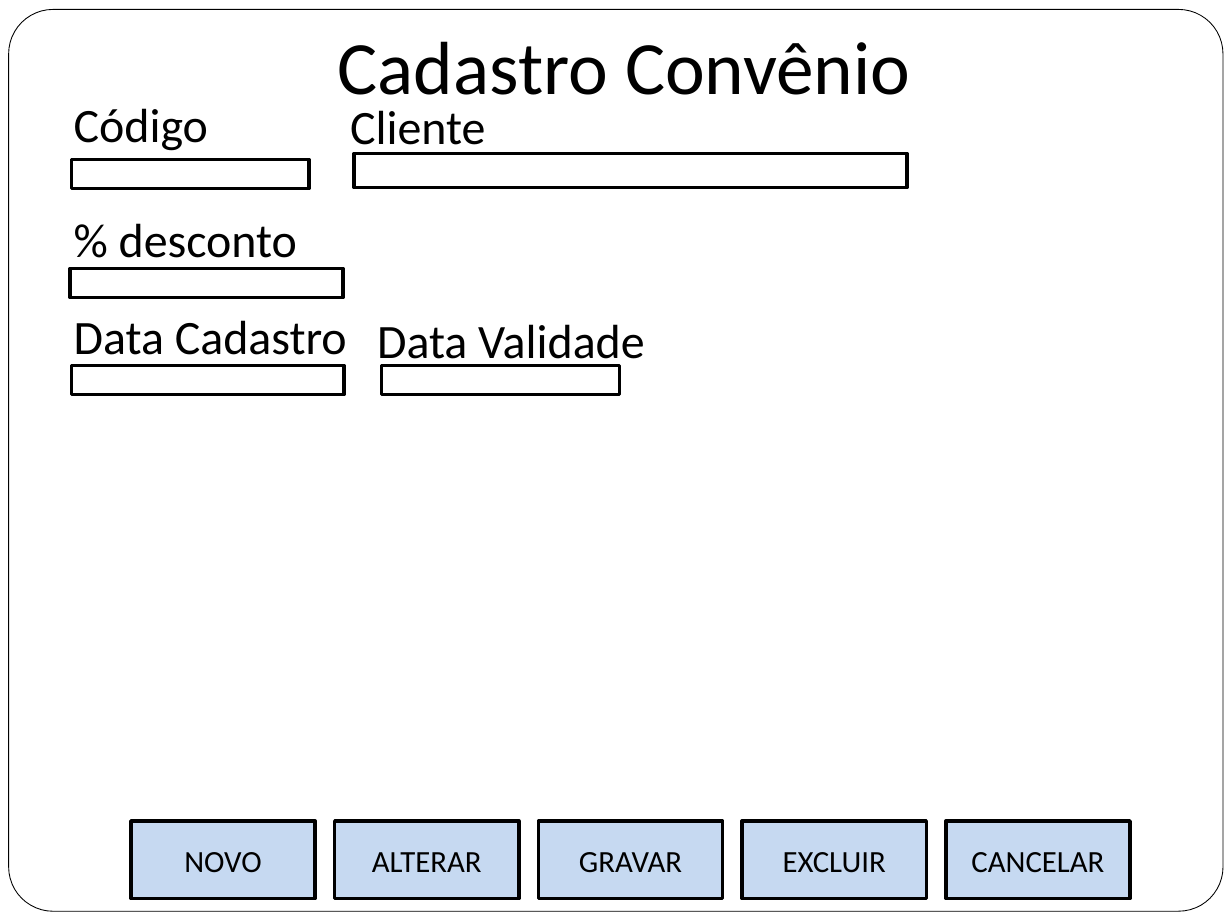
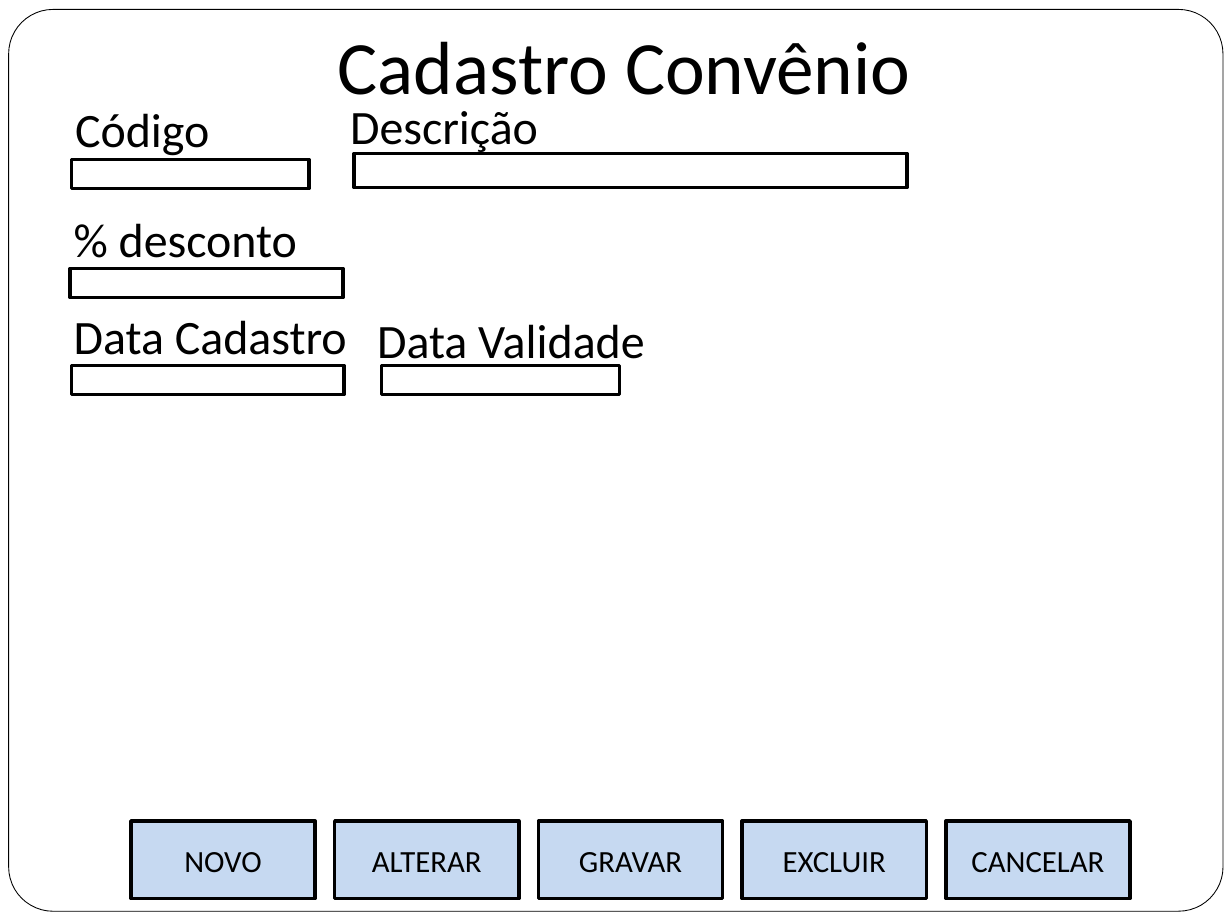
Before and after one commit to flaviochagas/PosGrupo4, a slide deck: slide 4 of Site/site/documentos/prototipos - V_4.0.pptx. Drawn at 1232x924 pixels with LibreOffice and Linux fonts; fonts in the diff are those of the drawing. Boxes give left, top, right and bottom in pixels: in the first picture for what was removed or moved away, otherwise in the second. Text is boxed around its words. In the diff, an @@ line names an element or a change of style, - is before the commit and + after.

```diff
--- a/Site/site/documentos/prototipos - V_4.0.pptx
+++ b/Site/site/documentos/prototipos - V_4.0.pptx
@@ text "Código": place and size @@
-text "Código" at (74, 108, 208, 151)
+text "Código" at (75, 113, 209, 159)
@@ text at (350, 111, 538, 156): text changed @@
-Cliente
+Descrição
```
Also in this commit, not shown: 3 other slides changed, 1 other file.
